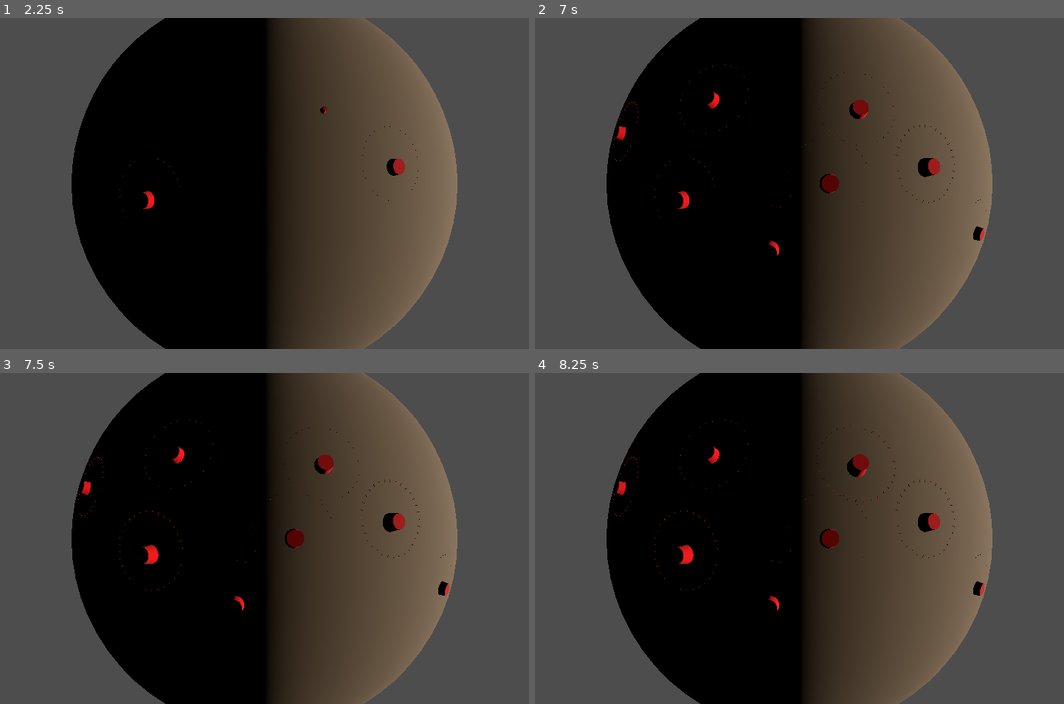
Above: before the commit, frames 1-4 (two rows, left to right).
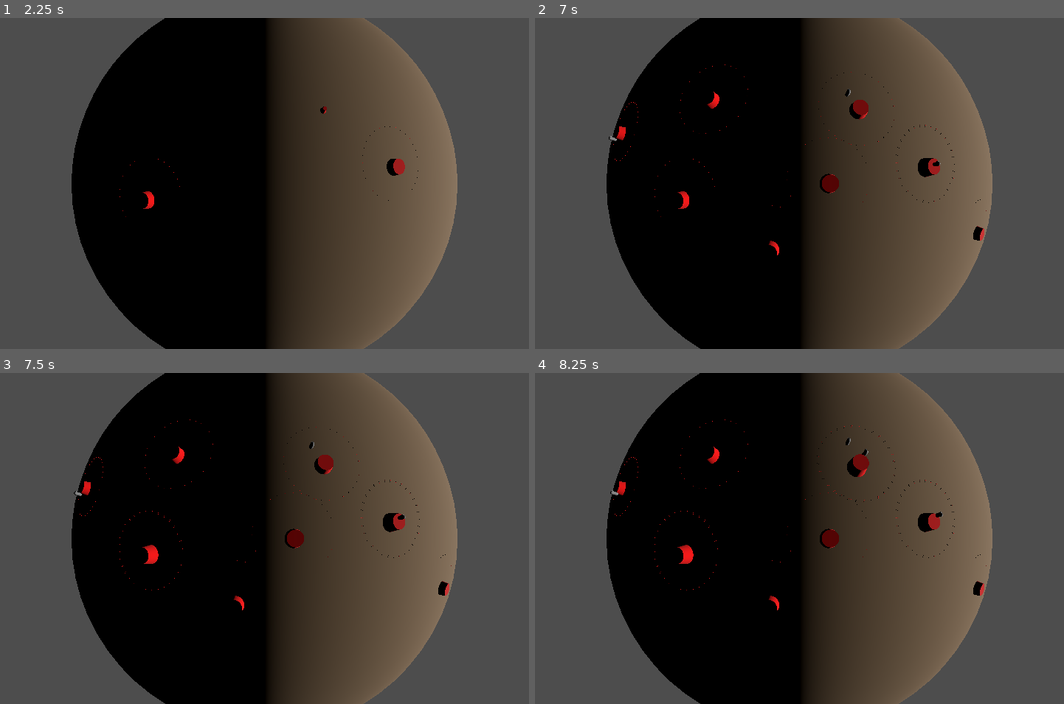
Above: after the commit, the same moments.

Repository: ShadowCurse/gmtk_2024
Game: Godot game, scene res://solar_system.tscn
The game is run twice, just before and just after one commit, with the same random seed, the same clock (stepped at 60 frames per second) and the same inputs.
Inputs (mouse positions are in pixels of both pictures, inside the frame that each line leads up to):
- Up to frame 1 (2.25 s): tap Enter at 0.5, 2 s; move the mouse to (396, 166) at 0.52 s; hold Right (ui_right) 0.53-1.28 s; tap W (place_hub) at 0.6, 1.35 s; click (396, 166) at 0.67 s; tap Space at 1.25 s; move the mouse to (148, 200) at 1.27 s; hold Down (ui_down) 1.28-2.03 s; move the mouse to (322, 110) at 2.02 s; hold Right (ui_right) from 2.03 s (still down); tap Q (place_resource) at 2.1 s
- Up to frame 2 (7 s): tap W (place_hub) at 2.3, 2.85, 3.6, 4.55, 5.1, 5.85, 6.8 s; tap Space at 2.75, 4.25 s; move the mouse to (767, 249) at 2.77 s; release Right (ui_right) at 2.78 s; hold Up (ui_up) 2.78-3.53 s; click (767, 249) at 2.92 s; tap Enter at 3.5 s; move the mouse to (974, 233) at 3.52 s; hold Left (ui_left) 3.53-5.03 s; move the mouse to (624, 133) at 4.27 s; tap Q (place_resource) at 4.35, 6.6 s; move the mouse to (831, 183) at 5.02 s; hold Down (ui_down) 5.03-5.78 s; click (831, 183) at 5.17 s; move the mouse to (709, 100) at 5.77 s; hold Right (ui_right) 5.78-6.53 s; move the mouse to (931, 166) at 6.52 s; hold Up (ui_up) from 6.53 s (still down)
- Up to frame 3 (7.5 s): move the mouse to (148, 555) at 7.27 s; release Up (ui_up) at 7.28 s; hold Right (ui_right) from 7.28 s (still down); tap W (place_hub) at 7.35 s; click (148, 555) at 7.42 s
- Up to frame 4 (8.25 s): move the mouse to (857, 465) at 8.02 s; release Right (ui_right) at 8.03 s; hold Down (ui_down) from 8.03 s (still down); tap W (place_hub) at 8.1 s

Frame 1 is identical in both runs. In frame 2, less than 0.1% of the frame differs, in the area x 13-77%, y 21-45%; in frame 3, less than 0.1%; in frame 4, less than 0.1%, in the area x 14-78%, y 19-44%.

Commit message:
hub can detect nearby resources and spawn workers

Diff:
--- a/hub.gd
+++ b/hub.gd
@@ -1,6 +1,8 @@
 extends Node3D
 class_name ResourceHub
 
+@export var planet: Node3D
+@export var worker_scene: PackedScene
 @export var border_element_scene: PackedScene
 @export var border_angle: float = PI / 32.0
 @export var border_elements: int = 32
@@ -15,9 +17,20 @@
 
 @export var type: Type = Type.Red
 
+class ResourceInfo:
+    var resource: ResourcePoint
+    var workers: Array[Worker]
+
+var resources: Array[ResourceInfo]
+# Determine number of workes per resource
+var level: int = 1
+
 func _ready():
     var color = self.type_to_color(self.type)
     mesh_instance_3d.get_surface_override_material(0).albedo_color = color
+    self.create_border()
+    for ri in self.resources:
+        self.spawn_worker_to_resource(ri)
 
 func _process(delta):
     pass
@@ -41,3 +54,20 @@
         e.position = self.to_local(p)
         e.color = color
         self.add_child(e)
+
+func select_resource_points(points: Array[ResourcePoint]):
+    for p in points:
+        var angle = p.position.angle_to(self.position)
+        if angle < self.border_angle:
+            var ri = ResourceInfo.new()
+            ri.resource = p
+            self.resources.append(ri)
+
+func spawn_worker_to_resource(resource: ResourceInfo):
+    if len(resource.workers) == self.level:
+        return
+
+    var to_resource = (resource.resource.position - self.position).normalized()
+    var worker: Worker = self.worker_scene.instantiate()
+    worker.position = self.position + to_resource * 2.0
+    planet.add_child(worker)
--- a/hub.tscn
+++ b/hub.tscn
@@ -1,6 +1,7 @@
-[gd_scene load_steps=6 format=3 uid="uid://c1c8vwy6pw21f"]
+[gd_scene load_steps=7 format=3 uid="uid://c1c8vwy6pw21f"]
 
 [ext_resource type="Script" path="res://hub.gd" id="1_5l4hg"]
+[ext_resource type="PackedScene" uid="uid://cckrf2qbeium6" path="res://worker.tscn" id="2_3bq5y"]
 [ext_resource type="PackedScene" uid="uid://dlret3kv42ew5" path="res://hub_border_element.tscn" id="2_ofqwb"]
 
 [sub_resource type="CylinderMesh" id="CylinderMesh_sjeqg"]
@@ -15,6 +16,7 @@
 
 [node name="hub" type="StaticBody3D"]
 script = ExtResource("1_5l4hg")
+worker_scene = ExtResource("2_3bq5y")
 border_element_scene = ExtResource("2_ofqwb")
 
 [node name="MeshInstance3D" type="MeshInstance3D" parent="."]
--- a/planet.gd
+++ b/planet.gd
@@ -81,11 +81,12 @@
 
         if Input.is_action_just_pressed("place_hub"):
             var resource_hub: ResourceHub = self.resource_hub_scene.instantiate()
+            resource_hub.planet = self
             resource_hub.position = local_position
             resource_hub.rotation = local_rotation
+            resource_hub.select_resource_points(self.resource_points)
             self.add_child(resource_hub)
             self.resource_hubs.append(resource_hub)
-            resource_hub.create_border()
 
 func _unhandled_input(event)-> void:
     if Input.is_mouse_button_pressed(MOUSE_BUTTON_WHEEL_UP):
